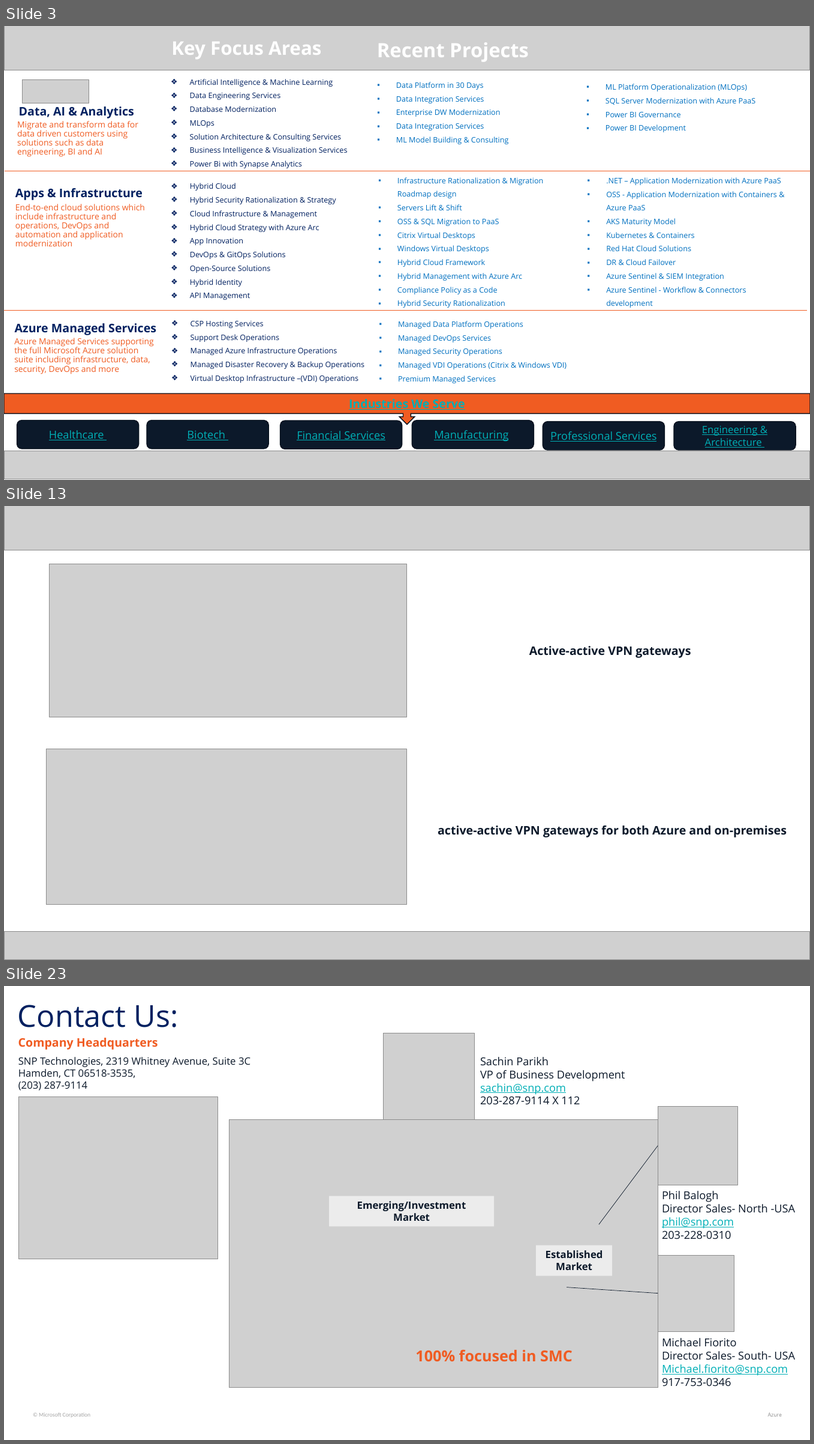
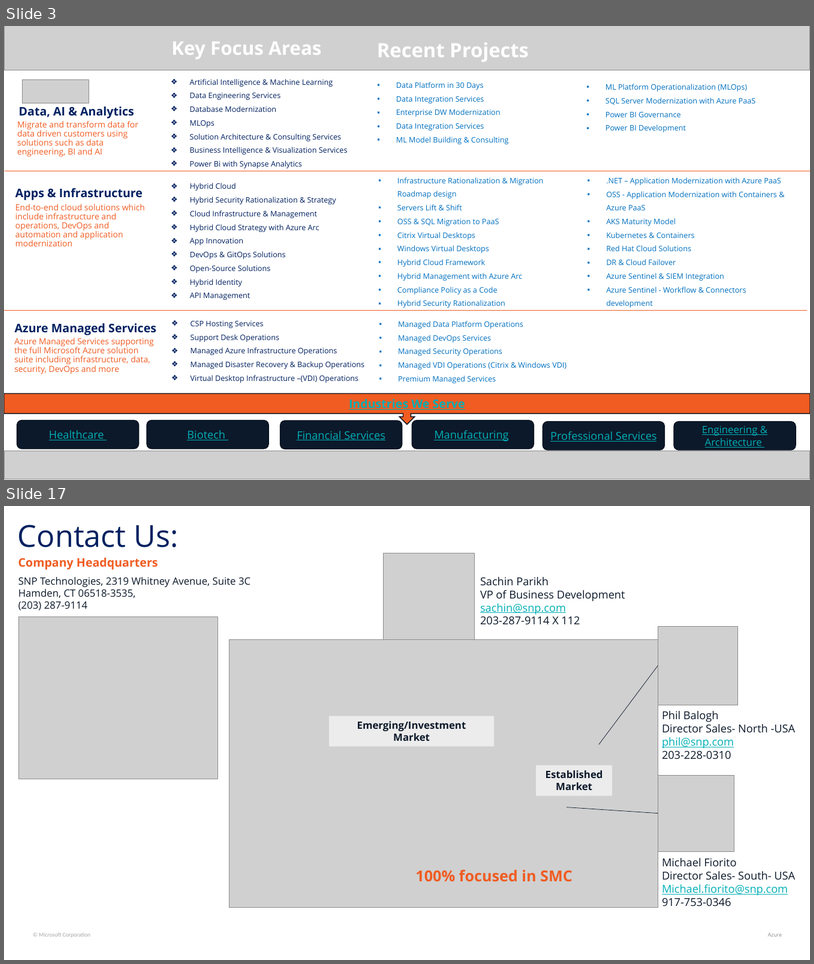
Before and after one commit to Dathasai1234/Personal-Notes, a slide deck: Archive/Presentations/Presentation-2/Virtual Network Gateways.pptx. Shown one above the other, each under a label of ours: slides 3, 13 and 23 before the commit, slides 3 and 17 after it; the slides between them are not shown. The pictures are 814x1444 and 814x964 pixels, drawn with LibreOffice and Linux fonts; fonts in the diff are those of the drawing; grey boxes stand for pictures. Boxes give left, top, right and bottom in pixels: in the first picture for what was removed or moved away, otherwise in the second. Text is boxed around its words. In the diff, an @@ line names an element or a change of style, - is before the commit and + after.

Commit message:
vault backup: Saturday, 22-06-2024, 10:44 pm
Affected files:
Archive/Presentations/Presentation-2/Virtual Network Gateways.pptx
Security/Sentinel/Logging to Sentinel.md
Security/Sentinel/Presentation - Sentinel Deployment.md
Security/Sentinel/Sentinel - Plural Sight.docx
Security/Sentinel/Sentinel.docx

```diff
--- a/Archive/Presentations/Presentation-2/Virtual Network Gateways.pptx
+++ b/Archive/Presentations/Presentation-2/Virtual Network Gateways.pptx
@@ slide 13 removed at (4, 506, 810, 960), background #FFFFFF @@
@@ picture removed at (4, 506, 810, 550) @@
@@ picture removed at (50, 564, 408, 717) @@
@@ text removed at (530, 646, 691, 658) @@
-Active-active VPN gateways
@@ picture removed at (47, 748, 408, 904) @@
@@ text removed at (438, 825, 787, 837) @@
-active-active VPN gateways for both Azure and on-premises
@@ picture removed at (4, 931, 810, 960) @@
@@ what was slide 23 is now slide 17 @@
```
Also in this commit, not shown: 1 slide changed, 12 slides added, 17 other slides removed, 4 other files.
